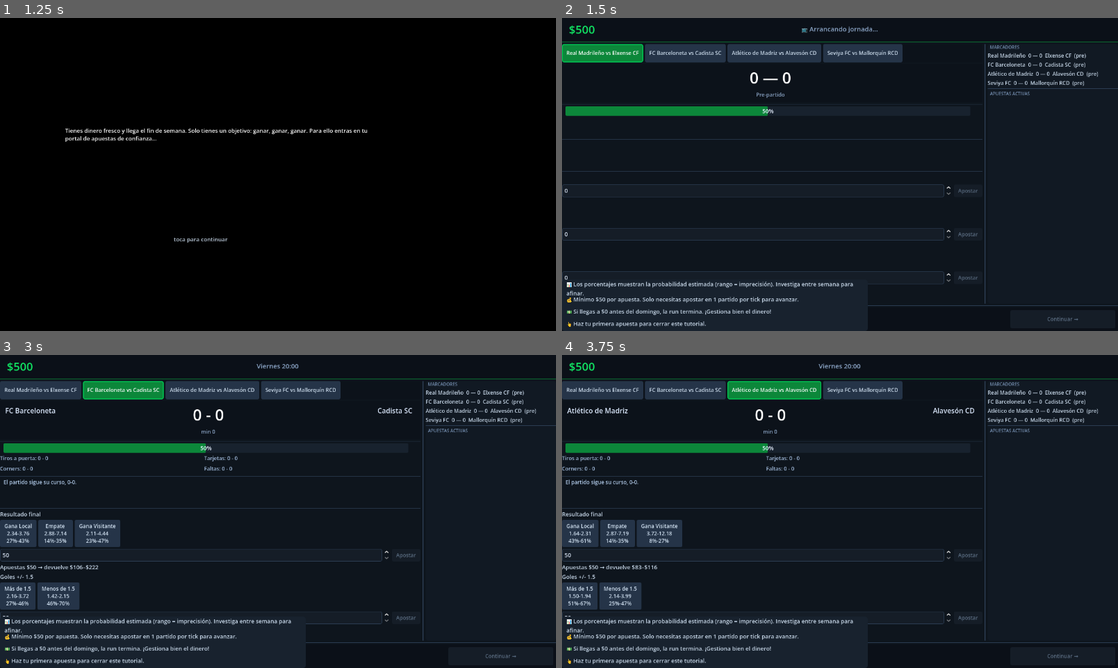
Above: before the commit, frames 1-4 (two rows, left to right).
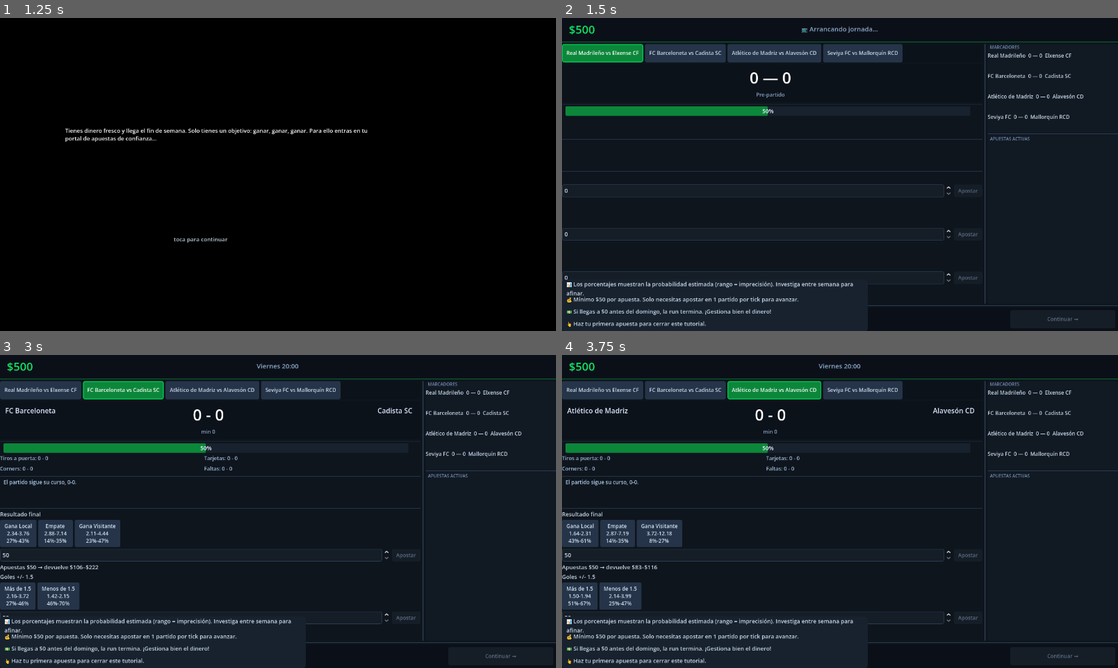
Above: after the commit, the same moments.

Repository: PabloDABernal/crazy-weekend
Game: Godot game, scene res://scenes/main/main.tscn
Same seed, same stepped clock (60 frames per second), same inputs: the game is played once before the commit and once after it.
Inputs (mouse positions are in pixels of both pictures, inside the frame that each line leads up to):
- Up to frame 1 (1.25 s): click "APOSTAR" at 0.5 s
- Up to frame 2 (1.5 s): tap Enter at 1.25 s; move the mouse to (840, 174) at 1.27 s; click (840, 174) at 1.42 s
- Up to frame 3 (3 s): click "Real Madrileño vs Elxense CF" at 2 s; click "FC Barceloneta vs Cadista SC" at 2.75 s
- Up to frame 4 (3.75 s): click "Atlético de Madriz vs Alavesó…" at 3.5 s

Frame 1 is identical in both runs. In frame 2, 0.9% of the frame differs, in the area x 76-100%, y 11-40%; in frame 3, 0.9%; in frame 4, 0.9%.

Commit message:
Phases A+B+C: visual polish, game feel, depth
Phase A (remaining):
- ContinueButton variation in theme: blue CTA style (#1065c0), distinct from odds buttons
- Tab buttons: consistent 38px height, 12px font
- LiveBetTicket: styled labels (market 12px white, stake 11px, status badge colored)
- Pending bets panel: styled summary label + empty state

Phase B (game feel):
- ResolutionFeedbackOverlay: 42px bold amount label, green +$X / red -$X, dark semi-transparent BG
- Goal notification: tween label "⚽ GOOOL! N-N" in gold, fades out after 1.8s
- Live bet status: "✓ GANANDO" green / "✗ PERDIENDO" red / "· INDECISO" grey

Phase C (depth):
- Team form in right panel: "Forma: G E G P G vs P P E G G" below each scoreline
- Score labels dynamically colored: green if home winning, red if away winning, neutral on draw
- Match scoreboard mini shows minute (pre/min N) updated each tick

Co-Authored-By: Claude Sonnet 4.6 <noreply@anthropic.com>

Diff:
--- a/resources/ui/default_theme.tres
+++ b/resources/ui/default_theme.tres
@@ -122,6 +122,28 @@
 content_margin_top = 4.0
 content_margin_right = 6.0
 content_margin_bottom = 4.0
+
+[sub_resource type="StyleBoxFlat" id="continue_normal"]
+bg_color = Color(0.063, 0.408, 0.725, 1)
+corner_radius_top_left = 4
+corner_radius_top_right = 4
+corner_radius_bottom_right = 4
+corner_radius_bottom_left = 4
+content_margin_left = 16.0
+content_margin_top = 8.0
+content_margin_right = 16.0
+content_margin_bottom = 8.0
+
+[sub_resource type="StyleBoxFlat" id="continue_hover"]
+bg_color = Color(0.082, 0.506, 0.878, 1)
+corner_radius_top_left = 4
+corner_radius_top_right = 4
+corner_radius_bottom_right = 4
+corner_radius_bottom_left = 4
+content_margin_left = 16.0
+content_margin_top = 8.0
+content_margin_right = 16.0
+content_margin_bottom = 8.0
 
 [sub_resource type="StyleBoxFlat" id="progress_bg"]
 bg_color = Color(0.094, 0.133, 0.180, 1)
@@ -175,3 +197,13 @@
 ProgressBar/styles/background = SubResource("progress_bg")
 ProgressBar/styles/fill = SubResource("progress_fill")
 ProgressBar/colors/font_color = Color(0.9, 0.94, 1.0, 1.0)
+
+ContinueButton/styles/normal = SubResource("continue_normal")
+ContinueButton/styles/hover = SubResource("continue_hover")
+ContinueButton/styles/pressed = SubResource("continue_hover")
+ContinueButton/styles/focus = SubResource("continue_hover")
+ContinueButton/styles/disabled = SubResource("btn_disabled")
+ContinueButton/colors/font_color = Color(1.0, 1.0, 1.0, 1.0)
+ContinueButton/colors/font_hover_color = Color(1.0, 1.0, 1.0, 1.0)
+ContinueButton/colors/font_disabled_color = Color(0.35, 0.42, 0.50, 1.0)
+ContinueButton/font_sizes/font_size = 14
--- a/scenes/betting/betting_root.gd
+++ b/scenes/betting/betting_root.gd
@@ -25,7 +25,9 @@
 @onready var _resolution_feedback_overlay: ResolutionFeedbackOverlay = $ResolutionFeedbackOverlay
 @onready var _empty_day_overlay: EmptyDayOverlay = $EmptyDayOverlay
 
-var _score_labels: Dictionary = {}  # match_id (StringName) -> Label
+var _score_labels: Dictionary = {}       # match_id (StringName) -> Label
+var _form_labels: Dictionary = {}        # match_id (StringName) -> Label (forma local+visitante)
+var _prev_goals: Dictionary = {}         # match_id (StringName) -> int (total goles prev tick)
 var _live_bet_tickets: Array[LiveBetTicket] = []
 
 var _focused_match_id: StringName = &""
@@ -271,21 +273,38 @@
 	var label: String = "%s vs %s" % [h, a]
 	_match_selector.ensure_tab(match_fixture.match_id, label)
 
+	var match_vbox := VBoxContainer.new()
+	_scoreboard_mini.add_child(match_vbox)
+
 	var score_label := Label.new()
-	score_label.text = "%s  0 — 0  %s  (pre)" % [h, a]
+	score_label.text = "%s  0 — 0  %s" % [h, a]
 	score_label.add_theme_font_size_override("font_size", 12)
 	score_label.add_theme_color_override("font_color", Color(0.780, 0.843, 0.910, 1.0))
-	_scoreboard_mini.add_child(score_label)
+	match_vbox.add_child(score_label)
 	_score_labels[match_fixture.match_id] = score_label
+	_prev_goals[match_fixture.match_id] = 0
+
+	var form_label := Label.new()
+	form_label.text = _build_form_text(match_fixture.home_team_id, match_fixture.away_team_id)
+	form_label.add_theme_font_size_override("font_size", 10)
+	form_label.add_theme_color_override("font_color", Color(0.45, 0.55, 0.68, 1.0))
+	match_vbox.add_child(form_label)
+	_form_labels[match_fixture.match_id] = form_label
+
+	var spacer := Control.new()
+	spacer.custom_minimum_size = Vector2(0, 4)
+	_scoreboard_mini.add_child(spacer)
 
 
 func _clear_match_panels() -> void:
 	for panel in _match_panels.values():
 		panel.queue_free()
 	_match_panels.clear()
-	for lbl in _score_labels.values():
-		lbl.queue_free()
+	for child in _scoreboard_mini.get_children():
+		child.queue_free()
 	_score_labels.clear()
+	_form_labels.clear()
+	_prev_goals.clear()
 	_match_selector.clear_tabs()
 	_focused_match_id = &""
 
@@ -533,8 +552,14 @@
 	var away: TeamDef = LeagueState.get_team(state.away_team_id)
 	var h: String = home.display_name if home != null else String(state.home_team_id)
 	var a: String = away.display_name if away != null else String(state.away_team_id)
-	var min_str: String = "pre" if state.current_minute == 0 else "min %d" % state.current_minute
+	var min_str: String = "min %d" % state.current_minute if state.current_minute > 0 else "pre"
 	lbl.text = "%s  %d — %d  %s  (%s)" % [h, state.home_goals, state.away_goals, a, min_str]
+
+	var total_goals: int = state.home_goals + state.away_goals
+	var prev_goals: int = _prev_goals.get(match_id, 0)
+	if total_goals > prev_goals:
+		_show_goal_notification(h if state.home_goals > state.away_goals else a, state.home_goals, state.away_goals)
+	_prev_goals[match_id] = total_goals
 
 	if state.home_goals > state.away_goals:
 		lbl.add_theme_color_override("font_color", Color(0.067, 0.902, 0.392, 1))
@@ -542,6 +567,24 @@
 		lbl.add_theme_color_override("font_color", Color(0.894, 0.271, 0.271, 1))
 	else:
 		lbl.add_theme_color_override("font_color", Color(0.780, 0.843, 0.910, 1.0))
+
+
+func _show_goal_notification(scorer_team: String, home_goals: int, away_goals: int) -> void:
+	var notif := Label.new()
+	notif.text = "⚽ GOOOL! %d — %d" % [home_goals, away_goals]
+	notif.add_theme_font_size_override("font_size", 22)
+	notif.add_theme_color_override("font_color", Color(1.0, 0.85, 0.0, 1.0))
+	notif.horizontal_alignment = HORIZONTAL_ALIGNMENT_CENTER
+	notif.set_anchors_and_offsets_preset(Control.PRESET_CENTER_TOP)
+	notif.offset_top = 58.0
+	notif.offset_bottom = 90.0
+	notif.offset_left = -240.0
+	notif.offset_right = 240.0
+	add_child(notif)
+	var tween := create_tween()
+	tween.tween_interval(1.4)
+	tween.tween_property(notif, "modulate:a", 0.0, 0.4)
+	tween.tween_callback(notif.queue_free)
 
 
 ## E.8 -- boleto vivo: un LiveBetTicket por PendingBet abierta (ya no un resumen plano de las últimas
@@ -556,7 +599,9 @@
 	var pending: Array[PendingBet] = _pending_bets_tracker.get_pending_bets()
 	if pending.is_empty():
 		var empty_lbl := Label.new()
-		empty_lbl.text = "Sin apuestas pendientes"
+		empty_lbl.text = "  Sin apuestas activas"
+		empty_lbl.add_theme_font_size_override("font_size", 11)
+		empty_lbl.add_theme_color_override("font_color", Color(0.35, 0.45, 0.58, 1.0))
 		_pending_bets_panel.add_child(empty_lbl)
 		return
 
@@ -564,7 +609,9 @@
 	for bet in pending:
 		total += bet.stake
 	var summary := Label.new()
-	summary.text = "%d apuesta%s · $%d en juego" % [pending.size(), "s" if pending.size() != 1 else "", total]
+	summary.text = "  %d boleto%s · $%d apostados" % [pending.size(), "s" if pending.size() != 1 else "", total]
+	summary.add_theme_font_size_override("font_size", 11)
+	summary.add_theme_color_override("font_color", Color(0.55, 0.65, 0.78, 1.0))
 	_pending_bets_panel.add_child(summary)
 
 	for bet in pending:
@@ -610,6 +657,27 @@
 		_resolution_feedback_overlay.show_loss(pending_bet.stake)
 
 
+func _build_form_text(home_team_id: StringName, away_team_id: StringName) -> String:
+	var home_form: String = _team_form_string(home_team_id)
+	var away_form: String = _team_form_string(away_team_id)
+	if home_form == "—" and away_form == "—":
+		return ""
+	return "Forma: %s  vs  %s" % [home_form, away_form]
+
+
+func _team_form_string(team_id: StringName) -> String:
+	var standing: TeamStandingEntry = LeagueState.get_standing(team_id)
+	if standing == null or standing.last_5_results.is_empty():
+		return "—"
+	var result: String = ""
+	for r in standing.last_5_results:
+		match r:
+			3: result += "G "
+			1: result += "E "
+			_: result += "P "
+	return result.strip_edges()
+
+
 func _current_matchday_id() -> StringName:
 	var matchday_fixture: MatchdayFixture = LeagueState.get_current_matchday_fixture()
 	if matchday_fixture == null:
--- a/scenes/betting/betting_root.tscn
+++ b/scenes/betting/betting_root.tscn
@@ -205,6 +205,7 @@
 offset_top = 6.0
 offset_right = 1274.0
 offset_bottom = 48.0
+theme_type_variation = &"ContinueButton"
 disabled = true
 text = "Continuar →"
 
--- a/scenes/betting/live_bet_ticket.gd
+++ b/scenes/betting/live_bet_ticket.gd
@@ -46,14 +46,14 @@
 	var status: LiveBetEvaluator.LiveStatus = LiveBetEvaluator.evaluate(_pending_bet.market_offer, match_state)
 	match status:
 		LiveBetEvaluator.LiveStatus.WINNING:
-			_status_badge.text = "vas ganando esta"
-			_status_badge.modulate = Color(0.2, 0.85, 0.2)
+			_status_badge.text = "✓ GANANDO"
+			_status_badge.add_theme_color_override("font_color", Color(0.067, 0.902, 0.392, 1))
 		LiveBetEvaluator.LiveStatus.LOSING:
-			_status_badge.text = "vas perdiendo esta"
-			_status_badge.modulate = Color(0.85, 0.2, 0.2)
+			_status_badge.text = "✗ PERDIENDO"
+			_status_badge.add_theme_color_override("font_color", Color(0.894, 0.271, 0.271, 1))
 		LiveBetEvaluator.LiveStatus.UNDECIDED:
-			_status_badge.text = "aún indeciso"
-			_status_badge.modulate = Color(0.7, 0.7, 0.7)
+			_status_badge.text = "· INDECISO"
+			_status_badge.add_theme_color_override("font_color", Color(0.65, 0.75, 0.88, 1))
 
 	var ticks_left: int = LiveBetEvaluator.ticks_until_resolution(_pending_bet.market_offer, match_state)
 	if ticks_left <= 0:
--- a/scenes/betting/live_bet_ticket.tscn
+++ b/scenes/betting/live_bet_ticket.tscn
@@ -8,23 +8,35 @@
 
 [node name="MatchLabel" type="Label" parent="."]
 layout_mode = 2
+theme_override_colors/font_color = Color(0.45, 0.55, 0.68, 1)
+theme_override_font_sizes/font_size = 10
 text = ""
 
 [node name="MarketLabel" type="Label" parent="."]
 layout_mode = 2
+theme_override_colors/font_color = Color(0.87, 0.92, 1.0, 1)
+theme_override_font_sizes/font_size = 12
 text = ""
 
 [node name="StakeLabel" type="Label" parent="."]
 layout_mode = 2
+theme_override_colors/font_color = Color(0.78, 0.85, 0.94, 1)
+theme_override_font_sizes/font_size = 11
 text = ""
 
 [node name="StatusBadge" type="Label" parent="."]
 layout_mode = 2
+theme_override_font_sizes/font_size = 11
 text = ""
 
 [node name="ResolutionLabel" type="Label" parent="."]
 layout_mode = 2
+theme_override_colors/font_color = Color(0.55, 0.65, 0.78, 1)
+theme_override_font_sizes/font_size = 10
 text = ""
 
-[node name="HSep" type="HSeparator" parent="."]
+[node name="HSep" type="ColorRect" parent="."]
 layout_mode = 2
+custom_minimum_size = Vector2(0, 1)
+color = Color(0.14, 0.2, 0.28, 1)
+mouse_filter = 2
--- a/scenes/betting/match_selector.gd
+++ b/scenes/betting/match_selector.gd
@@ -24,6 +24,8 @@
 	var button := Button.new()
 	button.text = display_label
 	button.toggle_mode = true
+	button.custom_minimum_size = Vector2(0, 38)
+	button.add_theme_font_size_override("font_size", 12)
 	button.pressed.connect(_on_tab_pressed.bind(match_id))
 	_tabs_container.add_child(button)
 	_buttons_by_match_id[match_id] = button
--- a/scenes/betting/resolution_feedback_overlay.gd
+++ b/scenes/betting/resolution_feedback_overlay.gd
@@ -1,17 +1,8 @@
 class_name ResolutionFeedbackOverlay extends Control
-## Feedback enérgico e inmediato al resolverse una apuesta (E.8). `mouse_filter = IGNORE` en todos los
-## nodos (fijado en resolution_feedback_overlay.tscn) -- igual que CrazyMomentOverlay, para no
-## reintroducir el patrón de bloqueo de input del Bug 1.
-## Ver .ai-studio/specs/story-e8-boleto-vivo.md sección 4.
-##
-## Intensidad alta y consistente en cualquier fase narrativa: esta escena no consulta NarrativePhase
-## ni degrada la animación/tamaño del número con el tiempo. El contenido narrativo de fases avanzadas
-## ("hablarle" al jugador) queda pendiente de contenido de Game Designer (coordinación explícita de la
-## spec, sección 4) -- no implementado aquí.
 
 const DISPLAY_DURATION_SECONDS: float = 1.6
 
-@onready var _amount_label: Label = $AmountLabel
+@onready var _amount_label: Label = $NotificationAnchor/AmountLabel
 @onready var _detail_label: Label = $DetailLabel
 
 var _queue: Array[Dictionary] = []
@@ -27,7 +18,6 @@
 	_display_timer.timeout.connect(_on_display_timer_timeout)
 
 
-## amount_returned = dinero acreditado a la run por esta apuesta ganada; net = amount_returned - stake.
 func show_win(amount_returned: int, net: int) -> void:
 	_enqueue({"won": true, "net": net, "amount_returned": amount_returned})
 
@@ -36,9 +26,6 @@
 	_enqueue({"won": false, "amount_lost": amount_lost})
 
 
-## Resoluciones múltiples en un mismo tick se encolan (decisión de UX menor delegada a
-## implementación, sección 4 de la spec) en vez de solaparse, para que cada una siga siendo legible y
-## atribuible a su apuesta.
 func _enqueue(entry: Dictionary) -> void:
 	_queue.append(entry)
 	if not visible:
@@ -55,9 +42,11 @@
 
 	if entry["won"]:
 		_amount_label.text = "+$%d" % entry["amount_returned"]
+		_amount_label.add_theme_color_override("font_color", Color(0.067, 0.902, 0.392, 1))
 		_detail_label.text = "neto +$%d" % entry["net"]
 	else:
 		_amount_label.text = "-$%d" % entry["amount_lost"]
+		_amount_label.add_theme_color_override("font_color", Color(0.894, 0.271, 0.271, 1))
 		_detail_label.text = ""
 
 	_display_timer.start()
--- a/scenes/betting/resolution_feedback_overlay.tscn
+++ b/scenes/betting/resolution_feedback_overlay.tscn
@@ -10,32 +10,51 @@
 mouse_filter = 2
 script = ExtResource("1")
 
-[node name="AmountLabel" type="Label" parent="."]
+[node name="NotificationAnchor" type="Control" parent="."]
 layout_mode = 3
-anchors_preset = 8
+anchors_preset = 9
 anchor_left = 0.5
-anchor_top = 0.5
+anchor_top = 0.0
 anchor_right = 0.5
-anchor_bottom = 0.5
-offset_left = -200.0
-offset_top = -50.0
-offset_right = 200.0
-offset_bottom = 10.0
+anchor_bottom = 0.0
+offset_left = -180.0
+offset_top = 62.0
+offset_right = 180.0
+offset_bottom = 148.0
 mouse_filter = 2
+
+[node name="BG" type="ColorRect" parent="NotificationAnchor"]
+layout_mode = 3
+anchors_preset = 15
+anchor_right = 1.0
+anchor_bottom = 1.0
+color = Color(0.02, 0.03, 0.05, 0.88)
+mouse_filter = 2
+
+[node name="AmountLabel" type="Label" parent="NotificationAnchor"]
+layout_mode = 3
+anchors_preset = 15
+anchor_right = 1.0
+anchor_bottom = 1.0
+theme_override_font_sizes/font_size = 42
 horizontal_alignment = 1
+vertical_alignment = 1
+mouse_filter = 2
 text = ""
 
 [node name="DetailLabel" type="Label" parent="."]
 layout_mode = 3
-anchors_preset = 8
+anchors_preset = 9
 anchor_left = 0.5
-anchor_top = 0.5
+anchor_top = 0.0
 anchor_right = 0.5
-anchor_bottom = 0.5
-offset_left = -200.0
-offset_top = 14.0
-offset_right = 200.0
-offset_bottom = 44.0
+anchor_bottom = 0.0
+offset_left = -160.0
+offset_top = 150.0
+offset_right = 160.0
+offset_bottom = 172.0
+theme_override_colors/font_color = Color(0.65, 0.75, 0.88, 1)
+theme_override_font_sizes/font_size = 13
+horizontal_alignment = 1
 mouse_filter = 2
-horizontal_alignment = 1
 text = ""
